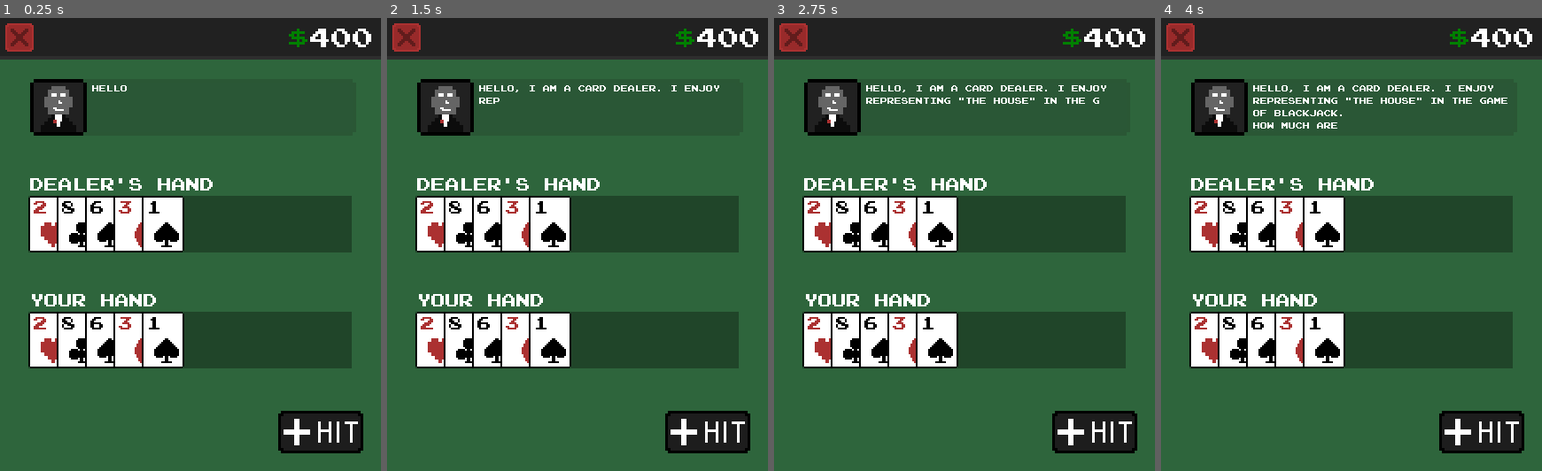
Above: before the commit, frames 1-4 (left to right).
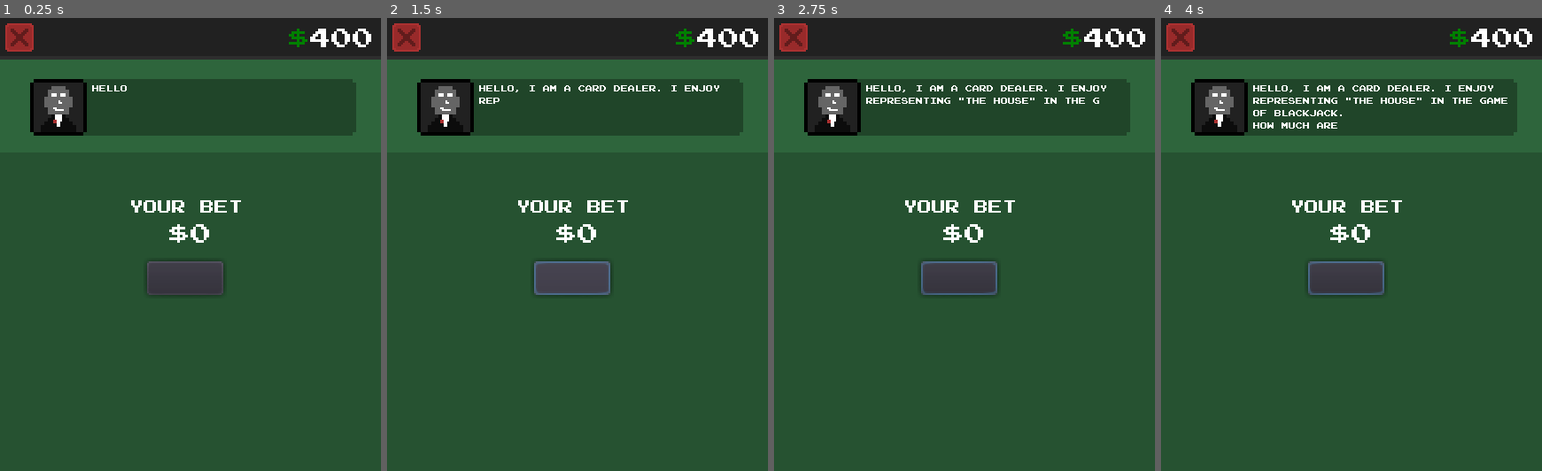
Above: after the commit, the same moments.

Repository: Ichicoro/godot-blackjack
Game: Godot game, scene res://scenes/GameView.tscn
Two runs of this game, one before a commit and one after it. Both use one fixed random seed, a clock stepped at 60 frames per second and the inputs below.
Inputs (mouse positions are in pixels of both pictures, inside the frame that each line leads up to):
- Up to frame 1 (0.25 s): no input
- Up to frame 2 (1.5 s): click (707, 430) at 0.52 s; click (573, 276) at 1.27 s
- Up to frame 3 (2.75 s): click (1094, 430) at 2.02 s
- Up to frame 4 (4 s): click (1347, 276) at 2.77 s; click (1481, 430) at 3.52 s

The runs differ from the first frame. In frame 1, 15% of the frame differs, in the area x 7-96%, y 35-97%; in frame 2, 15%; in frame 3, 15%; in frame 4, 15%.
Error after the commit: Trying to assign value of type 'GridContainer' to a variable of type 'Card.gd'. (res://scripts/TableManager.gd:76)

Commit message:
oh shit so much stuff is now working :o

Diff:
--- a/scenes/GameView.tscn
+++ b/scenes/GameView.tscn
@@ -8,35 +8,31 @@
 [ext_resource path="res://assets/small_table_font.tres" type="DynamicFont" id=6]
 [ext_resource path="res://assets/9patch.png" type="Texture" id=7]
 [ext_resource path="res://scripts/TableManager.gd" type="Script" id=8]
+[ext_resource path="res://assets/big_font.tres" type="DynamicFont" id=9]
 
 [sub_resource type="StyleBoxFlat" id=1]
 bg_color = Color( 0.184314, 0.4, 0.239216, 1 )
 
+[sub_resource type="StyleBoxFlat" id=4]
+bg_color = Color( 0, 0, 0, 0.188235 )
+
 [sub_resource type="StyleBoxFlat" id=2]
 bg_color = Color( 0, 0, 0, 0.313726 )
 
 [sub_resource type="GDScript" id=3]
 script/source = "extends Label
 
-var changed = false
-
-# Called when the node enters the scene tree for the first time.
+
 func _ready():
 	visible_characters = 0
-	pass # Replace with function body.
-
 
 func set_text(text):
 	self.text = text
-	changed = true
 	visible_characters = 0
-
 
 func _on_TextTimer_timeout():
 	if visible_characters <= len(text):
 		visible_characters += 1
-	else:
-		changed = false
 "
 
 [node name="Control" type="Control"]
@@ -57,22 +53,33 @@
 "_edit_use_anchors_": false
 }
 
-[node name="HandLabel" type="Label" parent="."]
+[node name="DealingPanel" type="Panel" parent="."]
+visible = false
+anchor_top = 1.0
+anchor_right = 1.0
+anchor_bottom = 1.0
+margin_top = -360.0
+custom_styles/panel = SubResource( 4 )
+__meta__ = {
+"_edit_use_anchors_": false
+}
+
+[node name="HandLabel" type="Label" parent="DealingPanel"]
 margin_left = 34.0
-margin_top = 312.0
+margin_top = 160.0
 margin_right = 178.0
-margin_bottom = 334.0
+margin_bottom = 182.0
 custom_fonts/font = ExtResource( 2 )
 text = "YOUR HAND"
 __meta__ = {
 "_edit_use_anchors_": false
 }
 
-[node name="HandPanel" type="Panel" parent="."]
+[node name="PlayerHandPanel" type="Panel" parent="DealingPanel"]
 anchor_right = 1.0
 anchor_bottom = 1.0
 margin_left = 32.0
-margin_top = 332.0
+margin_top = 180.0
 margin_right = -33.0
 margin_bottom = -116.0
 custom_styles/panel = SubResource( 2 )
@@ -80,7 +87,7 @@
 "_edit_use_anchors_": false
 }
 
-[node name="GridContainer" type="GridContainer" parent="HandPanel"]
+[node name="GridContainer" type="GridContainer" parent="DealingPanel/PlayerHandPanel"]
 anchor_right = 1.0
 anchor_bottom = 1.0
 margin_right = -183.0
@@ -92,7 +99,7 @@
 "_edit_use_anchors_": false
 }
 
-[node name="Card" parent="HandPanel/GridContainer" instance=ExtResource( 1 )]
+[node name="Card" parent="DealingPanel/PlayerHandPanel/GridContainer" instance=ExtResource( 1 )]
 anchor_right = 0.0
 anchor_bottom = 0.0
 margin_right = 0.0
@@ -100,33 +107,33 @@
 card_type = 2
 card_sign = 2
 
-[node name="Card2" parent="HandPanel/GridContainer" instance=ExtResource( 1 )]
+[node name="Card2" parent="DealingPanel/PlayerHandPanel/GridContainer" instance=ExtResource( 1 )]
 anchor_right = 0.0
 anchor_bottom = 0.0
 margin_left = 16.0
 margin_right = 16.0
 margin_bottom = 0.0
-card_type = 8
-
-[node name="Card3" parent="HandPanel/GridContainer" instance=ExtResource( 1 )]
+card_type = 9
+
+[node name="Card4" parent="DealingPanel/PlayerHandPanel/GridContainer" instance=ExtResource( 1 )]
 anchor_right = 0.0
 anchor_bottom = 0.0
 margin_left = 32.0
 margin_right = 32.0
 margin_bottom = 0.0
-card_type = 6
-card_sign = 3
-
-[node name="Card4" parent="HandPanel/GridContainer" instance=ExtResource( 1 )]
+card_type = 3
+card_sign = 1
+
+[node name="Card5" parent="DealingPanel/PlayerHandPanel/GridContainer" instance=ExtResource( 1 )]
 anchor_right = 0.0
 anchor_bottom = 0.0
 margin_left = 48.0
 margin_right = 48.0
 margin_bottom = 0.0
-card_type = 3
-card_sign = 1
-
-[node name="Card5" parent="HandPanel/GridContainer" instance=ExtResource( 1 )]
+card_type = 1
+card_sign = 3
+
+[node name="Card6" parent="DealingPanel/PlayerHandPanel/GridContainer" instance=ExtResource( 1 )]
 anchor_right = 0.0
 anchor_bottom = 0.0
 margin_left = 64.0
@@ -135,22 +142,35 @@
 card_type = 1
 card_sign = 3
 
-[node name="DealerLabel" type="Label" parent="."]
+[node name="DealerLabel" type="Label" parent="DealingPanel"]
 margin_left = 34.0
-margin_top = 181.0
+margin_top = 29.0
 margin_right = 242.0
-margin_bottom = 203.0
+margin_bottom = 51.0
 custom_fonts/font = ExtResource( 2 )
 text = "DEALER'S HAND"
 __meta__ = {
 "_edit_use_anchors_": false
 }
 
-[node name="DealerPanel" type="Panel" parent="."]
+[node name="IngameBetLabel" type="Label" parent="DealingPanel"]
+margin_left = 191.0
+margin_top = 259.0
+margin_right = 399.0
+margin_bottom = 275.0
+grow_horizontal = 0
+custom_fonts/font = ExtResource( 2 )
+text = "YOUR BET: $0"
+align = 2
+__meta__ = {
+"_edit_use_anchors_": false
+}
+
+[node name="DealerHandPanel" type="Panel" parent="DealingPanel"]
 anchor_right = 1.0
 anchor_bottom = 1.0
 margin_left = 32.0
-margin_top = 201.0
+margin_top = 49.0
 margin_right = -33.0
 margin_bottom = -247.0
 custom_styles/panel = SubResource( 2 )
@@ -158,7 +178,7 @@
 "_edit_use_anchors_": false
 }
 
-[node name="GridContainer" type="GridContainer" parent="DealerPanel"]
+[node name="GridContainer" type="GridContainer" parent="DealingPanel/DealerHandPanel"]
 anchor_right = 1.0
 anchor_bottom = 1.0
 margin_right = -183.0
@@ -170,15 +190,15 @@
 "_edit_use_anchors_": false
 }
 
-[node name="Card" parent="DealerPanel/GridContainer" instance=ExtResource( 1 )]
+[node name="Card" parent="DealingPanel/DealerHandPanel/GridContainer" instance=ExtResource( 1 )]
 anchor_right = 0.0
 anchor_bottom = 0.0
 margin_right = 0.0
 margin_bottom = 0.0
-card_type = 2
+card_type = 1
 card_sign = 2
 
-[node name="Card2" parent="DealerPanel/GridContainer" instance=ExtResource( 1 )]
+[node name="Card2" parent="DealingPanel/DealerHandPanel/GridContainer" instance=ExtResource( 1 )]
 anchor_right = 0.0
 anchor_bottom = 0.0
 margin_left = 16.0
@@ -186,7 +206,7 @@
 margin_bottom = 0.0
 card_type = 8
 
-[node name="Card3" parent="DealerPanel/GridContainer" instance=ExtResource( 1 )]
+[node name="Card3" parent="DealingPanel/DealerHandPanel/GridContainer" instance=ExtResource( 1 )]
 anchor_right = 0.0
 anchor_bottom = 0.0
 margin_left = 32.0
@@ -195,7 +215,7 @@
 card_type = 6
 card_sign = 3
 
-[node name="Card4" parent="DealerPanel/GridContainer" instance=ExtResource( 1 )]
+[node name="Card4" parent="DealingPanel/DealerHandPanel/GridContainer" instance=ExtResource( 1 )]
 anchor_right = 0.0
 anchor_bottom = 0.0
 margin_left = 48.0
@@ -204,7 +224,7 @@
 card_type = 3
 card_sign = 1
 
-[node name="Card5" parent="DealerPanel/GridContainer" instance=ExtResource( 1 )]
+[node name="Card5" parent="DealingPanel/DealerHandPanel/GridContainer" instance=ExtResource( 1 )]
 anchor_right = 0.0
 anchor_bottom = 0.0
 margin_left = 64.0
@@ -213,18 +233,61 @@
 card_type = 1
 card_sign = 3
 
-[node name="TextureButton" type="TextureButton" parent="."]
-margin_left = 313.817
-margin_top = 443.712
-margin_right = 345.817
-margin_bottom = 459.712
+[node name="TextureButton" type="TextureButton" parent="DealingPanel"]
+margin_left = 300.817
+margin_top = 287.712
+margin_right = 332.817
+margin_bottom = 303.712
 rect_scale = Vector2( 3, 3 )
 texture_normal = ExtResource( 3 )
 __meta__ = {
 "_edit_use_anchors_": false
 }
 
-[node name="Control" parent="." instance=ExtResource( 5 )]
+[node name="BettingPanel" type="Panel" parent="."]
+anchor_top = 1.0
+anchor_right = 1.0
+anchor_bottom = 1.0
+margin_top = -360.0
+custom_styles/panel = SubResource( 4 )
+__meta__ = {
+"_edit_use_anchors_": false
+}
+
+[node name="Label" type="Label" parent="BettingPanel"]
+anchor_left = 0.5
+anchor_top = 0.5
+anchor_right = 0.5
+anchor_bottom = 0.5
+margin_left = -61.0
+margin_top = -117.0
+margin_right = 61.0
+margin_bottom = -57.0
+grow_horizontal = 2
+grow_vertical = 2
+custom_fonts/font = ExtResource( 9 )
+text = "$0"
+align = 1
+valign = 1
+__meta__ = {
+"_edit_use_anchors_": false
+}
+
+[node name="Label2" type="Label" parent="BettingPanel"]
+margin_left = 146.0
+margin_top = 48.0
+margin_right = 274.0
+margin_bottom = 77.0
+rect_pivot_offset = Vector2( 64, 14.5 )
+custom_fonts/font = ExtResource( 2 )
+text = "YOUR BET"
+align = 1
+valign = 1
+__meta__ = {
+"_edit_use_anchors_": false
+}
+
+[node name="TopBar" parent="." instance=ExtResource( 5 )]
 
 [node name="Dealer" type="Control" parent="."]
 margin_left = 34.0
@@ -236,7 +299,7 @@
 }
 
 [node name="NinePatchRect" type="NinePatchRect" parent="Dealer"]
-modulate = Color( 0.0941176, 0.0941176, 0.0941176, 0.184314 )
+modulate = Color( 0, 0, 0, 0.313726 )
 margin_right = 92.0
 margin_bottom = 16.0
 rect_scale = Vector2( 4, 4 )
@@ -277,4 +340,13 @@
 [node name="TextTimer" type="Timer" parent="Dealer"]
 wait_time = 0.05
 autostart = true
+
+[node name="Button" type="Button" parent="."]
+margin_left = 166.0
+margin_top = 275.0
+margin_right = 252.0
+margin_bottom = 313.0
+__meta__ = {
+"_edit_use_anchors_": false
+}
 [connection signal="timeout" from="Dealer/TextTimer" to="Dealer/DealerText" method="_on_TextTimer_timeout"]
--- a/scripts/Card.gd
+++ b/scripts/Card.gd
@@ -27,8 +27,8 @@
 	KING
 }
 
-export(CardType) var card_type: int setget card_type_set, card_type_get
-export(CardSign) var card_sign: int setget card_sign_set, card_sign_get
+export(CardType) var card_type: int setget card_type_set
+export(CardSign) var card_sign: int setget card_sign_set
 
 
 const sign_images = [
@@ -46,8 +46,6 @@
 
 
 func _ready():
-	print(get_children())
-	#print("CardSignTexture: ", $CardSignTexture)
 	$CardTypeLabel.text = get_type_name(self.card_type)
 	$CardSignTexture.texture = get_sign_icon(self.card_sign)
 	emit_signal("ready")
@@ -58,7 +56,7 @@
 
 static func get_type_name(card_type):
 	return [
-		"1",
+		"A",
 		"2",
 		"3",
 		"4",
@@ -86,9 +84,9 @@
 		8,
 		9,
 		10,
-		11,
-		12,
-		13,
+		10,  #J
+		10,  #Q
+		10,  #K
 	][card_type-1]
 
 
@@ -103,7 +101,10 @@
 	var temp_deck = []
 	for ctype in CardType:
 		for csign in CardSign:
-			temp_deck.append({"type": ctype, "sign": csign})
+			temp_deck.append({"card_type": ctype, "card_sign": csign})
+	randomize()
+	temp_deck.shuffle()
+	return temp_deck
 
 
 func card_type_set(new_card_type):
@@ -111,9 +112,6 @@
 		yield(self, "ready")
 	card_type = new_card_type
 	$CardTypeLabel.text = get_type_name(self.card_type)
-
-func card_type_get():
-	return card_type
 
 
 func card_sign_set(new_card_sign):
@@ -126,6 +124,3 @@
 	else:
 		$CardSignTexture.rect_position = Vector2(7, 15)
 	$CardTypeLabel.add_color_override("font_color", get_sign_color(self.card_sign))
-
-func card_sign_get():
-	return card_sign
--- a/scripts/TableManager.gd
+++ b/scripts/TableManager.gd
@@ -1,34 +1,78 @@
 extends Control
 
 const CardScene = preload("res://scenes/Card.tscn")
-
-var deck = []
-
-var player_hand = []
-var dealer_hand = []
 
 enum Hand {
 	PLAYER,
 	DEALER
 }
 
+enum RoundState {
+	BETTING,
+	DEALING_INITIAL,
+	IDLE,
+	DEALING_TO_PLAYER,
+	DEALING_TO_DEALER,
+	ENDED
+}
+
+var deck = []
+var round_state: int = RoundState.BETTING
+
+var player_bet: int = 0 setget set_player_bet
+
+onready var player_hand_container = $DealingPanel/PlayerHandPanel/GridContainer
+onready var dealer_hand_container = $DealingPanel/DealerHandPanel/GridContainer
+onready var ingame_bet_label = $DealingPanel/IngameBetLabel
+
+
 func _ready():
-	pass
+	deck = Card.generate_deck()
+
+	set_player_bet(500)
+
+	deal_card({"card_type": Card.CardType.FIVE, "card_sign": Card.CardSign.HEARTS}, Hand.DEALER)
+
+	print("-- player hand value --")
 	get_hand_value(Hand.PLAYER)
+
+	print("-- dealer hand value --")
+	get_hand_value(Hand.DEALER)
 #	var card = CardScene.instance().init(Card.CardSign.HEARTS, Card.CardType.FOUR)
 #	$HandPanel/GridContainer.add_child(card)
 
 
 func get_hand_value(whose: int):
-	var hand = player_hand if whose==Hand.PLAYER else dealer_hand
+	var hand_container: Card = player_hand_container if whose==Hand.PLAYER else dealer_hand_container
+	var hand = hand_container.get_children()
+
 	var aces = 0
 	var total = 0
 	for card in hand:
-		if card.ctype == Card.CardType.ACE:
+		print(card.card_type)					# TODO: DELETE THIS STUFF
+		if card.card_type == Card.CardType.ACE:
 			aces += 1
 		else:
-			total += Card.get_type_value(card.ctype)
-	if total >= 10:
+			total += Card.get_type_value(card.card_type)
+	if aces > 1:
+		total += aces-1
+		aces = 1
+	if total > 10:
 		total += aces
 	else:
-		total += aces*10
+		total += aces*11
+
+	print("total points: ", total)   			# TODO: DELETE THIS STUFF
+
+
+func set_player_bet(value):
+	if value < 0: return
+	player_bet = value
+	ingame_bet_label.text = "YOUR BET: $%s" % str(value)
+	print(ingame_bet_label.text)
+
+
+func deal_card(which, to_who: int):
+	var hand_container: Card = player_hand_container if to_who==Hand.PLAYER else dealer_hand_container
+	var card = CardScene.instance().init(which.card_sign, which.card_type)
+	hand_container.add_child(card)
Not shown: 1 places in scenes/GameView.tscn that only renumber resources
